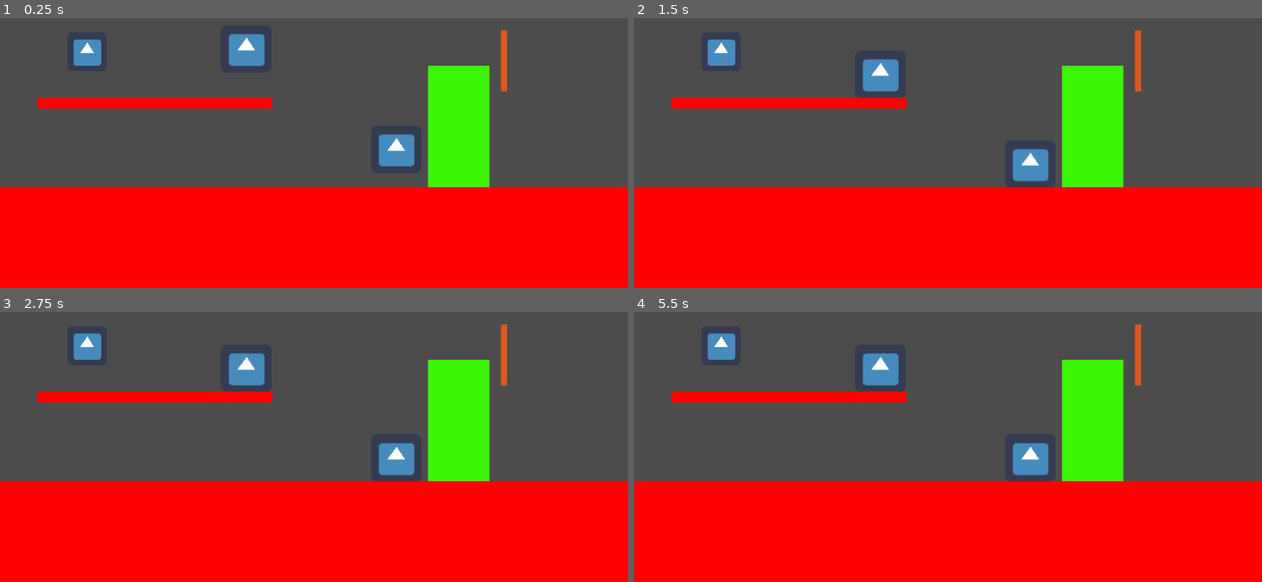
Above: before the commit, frames 1-4 (two rows, left to right).
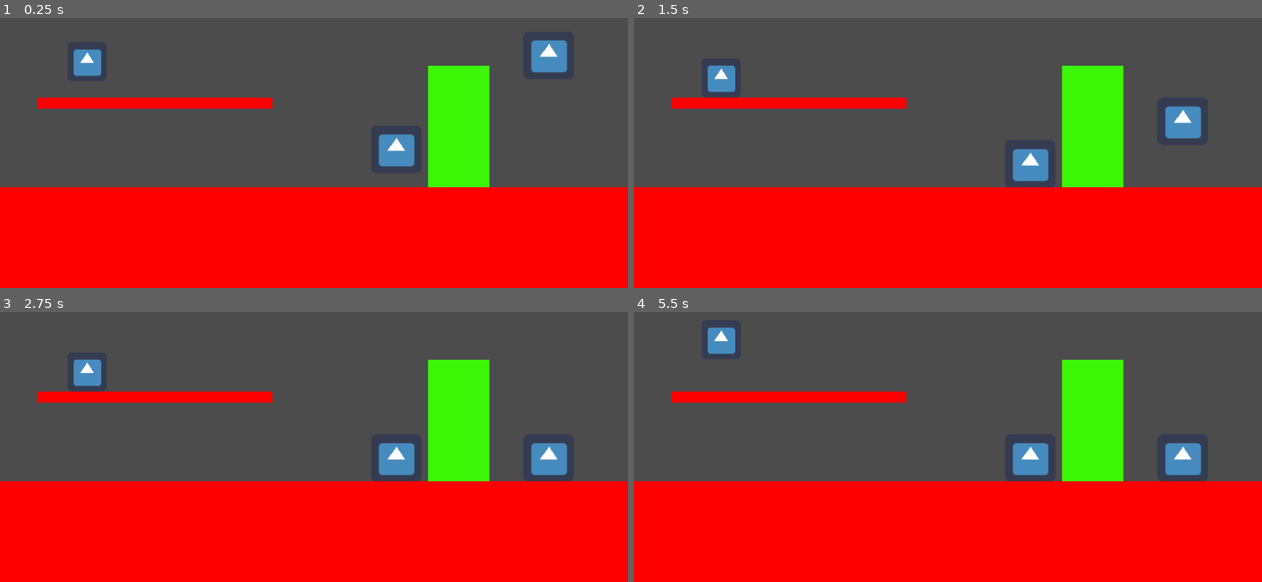
Above: after the commit, the same moments.

Repository: ludum-rlyeh/LD48-deeper-and-deeper
Game: Godot game, scene res://Scenes/InGame/Levels/LevelTests.tscn
Same seed, same stepped clock (60 frames per second), same inputs: the game is played once before the commit and once after it. The engine's default icon, where the game draws it, is replaced by a stand-in: a white triangle on a blue panel in a dark square.
Inputs:
- Up to frame 1 (0.25 s): no input
- Up to frame 2 (1.5 s): tap Enter at 0.5 s
- Up to frame 3 (2.75 s): no input
- Up to frame 4 (5.5 s): tap Space at 2.75, 5 s; tap Enter at 4.25 s

The runs differ from the first frame. In frame 1, 2.0% of the frame differs, in the area x 11-91%, y 4-28%; in frame 2, 2.5%; in frame 3, 2.5%, in the area x 11-91%, y 4-61%; in frame 4, 1.9%.
Error before the commit: Parse Error: Error parsing expression, misplaced: '\n'

Commit message:
Climb rope ok!

Diff:
--- /dev/null
+++ b/Assets/Animations/throw_rope.svg
@@ -0,0 +1,123 @@
+<?xml version="1.0" encoding="UTF-8" standalone="no"?>
+<svg
+   xmlns:dc="http://purl.org/dc/elements/1.1/"
+   xmlns:cc="http://creativecommons.org/ns#"
+   xmlns:rdf="http://www.w3.org/1999/02/22-rdf-syntax-ns#"
+   xmlns:svg="http://www.w3.org/2000/svg"
+   xmlns="http://www.w3.org/2000/svg"
+   xmlns:sodipodi="http://sodipodi.sourceforge.net/DTD/sodipodi-0.dtd"
+   xmlns:inkscape="http://www.inkscape.org/namespaces/inkscape"
+   id="svg8"
+   version="1.1"
+   viewBox="0 0 37.099426 21.882994"
+   height="21.882994mm"
+   width="37.099426mm"
+   sodipodi:docname="throw_rope.svg"
+   inkscape:version="1.0.1 (3bc2e813f5, 2020-09-07)">
+  <defs
+     id="defs2" />
+  <sodipodi:namedview
+     id="base"
+     pagecolor="#ffffff"
+     bordercolor="#666666"
+     borderopacity="1.0"
+     inkscape:pageopacity="0.0"
+     inkscape:pageshadow="2"
+     inkscape:zoom="2.7049383"
+     inkscape:cx="36.605261"
+     inkscape:cy="51.768612"
+     inkscape:document-units="mm"
+     inkscape:current-layer="layer1"
+     inkscape:document-rotation="0"
+     showgrid="false"
+     inkscape:window-width="1600"
+     inkscape:window-height="838"
+     inkscape:window-x="-6"
+     inkscape:window-y="-6"
+     inkscape:window-maximized="1"
+     fit-margin-top="0"
+     fit-margin-left="0"
+     fit-margin-right="0"
+     fit-margin-bottom="0"
+     showguides="false" />
+  <metadata
+     id="metadata5">
+    <rdf:RDF>
+      <cc:Work
+         rdf:about="">
+        <dc:format>image/svg+xml</dc:format>
+        <dc:type
+           rdf:resource="http://purl.org/dc/dcmitype/StillImage" />
+        <dc:title></dc:title>
+      </cc:Work>
+    </rdf:RDF>
+  </metadata>
+  <g
+     inkscape:label="Calque 1"
+     inkscape:groupmode="layer"
+     id="layer1"
+     transform="translate(0.0133345,-0.0558311)">
+    <rect
+       style="fill:none;stroke:none;stroke-width:0.133745;stroke-linecap:round;stroke-linejoin:round;stroke-miterlimit:4;stroke-dasharray:none;paint-order:fill markers stroke;stop-color:#000000"
+       id="rect1093"
+       width="12.321894"
+       height="21.749249"
+       x="12.375432"
+       y="0.1227036"
+       inkscape:export-filename="C:\Godot\LD48-deeper-and-deeper\Assets\Animations\ThrowRope\02.png"
+       inkscape:export-xdpi="1313"
+       inkscape:export-ydpi="1313" />
+    <rect
+       style="fill:none;stroke:none;stroke-width:0.133745;stroke-linecap:round;stroke-linejoin:round;stroke-miterlimit:4;stroke-dasharray:none;paint-order:fill markers stroke;stop-color:#000000"
+       id="rect1095"
+       width="12.321894"
+       height="21.749249"
+       x="24.697325"
+       y="0.1227036"
+       inkscape:export-filename="C:\Godot\LD48-deeper-and-deeper\Assets\Animations\ThrowRope\03.png"
+       inkscape:export-xdpi="1313"
+       inkscape:export-ydpi="1313" />
+    <rect
+       style="fill:none;stroke:none;stroke-width:0.133745;stroke-linecap:round;stroke-linejoin:round;stroke-miterlimit:4;stroke-dasharray:none;paint-order:fill markers stroke;stop-color:#000000"
+       id="rect1091"
+       width="12.321894"
+       height="21.749249"
+       x="0.053538002"
+       y="0.1227036"
+       inkscape:export-filename="C:\Godot\LD48-deeper-and-deeper\Assets\Animations\ThrowRope\01.png"
+       inkscape:export-xdpi="1313"
+       inkscape:export-ydpi="1313" />
+    <path
+       d="m 2.44537,7.04267 c 0,0 4.4578373,-5.9299743 6.06453,-5.08637 C 9.9394406,2.7068895 2.3154788,5.5560361 3.42352,7.92301 3.9901932,9.1335252 7.9967397,2.0951002 8.80334,2.83663 10.016661,3.9520692 3.126496,7.9102219 4.30386,8.80334 5.0902042,9.3998405 9.97712,4.10823 9.97712,4.10823"
+       style="fill:none;stroke:#000000;stroke-width:0.264583px;stroke-linecap:butt;stroke-linejoin:miter;stroke-opacity:1"
+       id="path833"
+       sodipodi:nodetypes="cssssc"
+       inkscape:export-filename="C:\Godot\LD48-deeper-and-deeper\Assets\Animations\ThrowRope\01.png"
+       inkscape:export-xdpi="1313.5643"
+       inkscape:export-ydpi="1313.5643" />
+    <path
+       d="m 14.886087,4.6218741 c 0,0 5.141742,-4.23769968 6.406882,-2.3475521 1.488975,2.2245621 -6.939516,3.7079932 -5.428732,5.9178021 1.243881,1.8194119 5.072072,-4.3118847 6.162339,-2.3964691 0.942138,1.6551778 -4.648782,1.6226675 -4.49948,3.5213371 0.131578,1.6732779 4.401666,2.4453789 4.401666,2.4453789"
+       style="fill:none;stroke:#000000;stroke-width:0.264583px;stroke-linecap:butt;stroke-linejoin:miter;stroke-opacity:1"
+       id="path1087"
+       sodipodi:nodetypes="cssssc"
+       inkscape:export-filename="C:\Godot\LD48-deeper-and-deeper\Assets\Animations\ThrowRope\02.png"
+       inkscape:export-xdpi="1313"
+       inkscape:export-ydpi="1313" />
+    <path
+       d="m 27.662206,1.5785879 c 2.103023,0.635799 5.830442,-0.2368655 6.309068,1.907397 0.430027,1.926538 -4.385193,1.987624 -4.401676,3.961504 -0.01878,2.24925 5.128977,2.355951 4.939652,4.5972981 -0.162508,1.923873 -4.6053,1.262803 -4.841832,3.178984 -0.274207,2.221396 3.032259,3.293107 4.548388,4.93966"
+       style="fill:none;stroke:#000000;stroke-width:0.264583px;stroke-linecap:butt;stroke-linejoin:miter;stroke-opacity:1"
+       id="path1089"
+       sodipodi:nodetypes="cssssc"
+       inkscape:export-filename="C:\Godot\LD48-deeper-and-deeper\Assets\Animations\ThrowRope\03.png"
+       inkscape:export-xdpi="1313"
+       inkscape:export-ydpi="1313" />
+    <path
+       d="m 0.08101684,27.141343 c 0,0 7.34529176,-1.481125 7.88487676,0.251496 0.48009,1.541585 -6.97442236,-2.446062 -7.81571466,-0.771375 -0.5999913,1.194351 7.35470866,-0.985016 7.40072066,0.109678 0.06921,1.646682 -7.60170586,-1.086815 -7.40071366,0.377237 0.1342395,0.977819 7.33154466,0.275944 7.33154466,0.275944"
+       style="fill:none;stroke:#000000;stroke-width:0.264583px;stroke-linecap:butt;stroke-linejoin:miter;stroke-opacity:1"
+       id="path833-1"
+       sodipodi:nodetypes="cssssc"
+       inkscape:export-filename="C:\Godot\LD48-deeper-and-deeper\Assets\Animations\ThrowRope\rest.png"
+       inkscape:export-xdpi="1313.5643"
+       inkscape:export-ydpi="1313.5643" />
+  </g>
+</svg>
--- a/Scenes/InGame/Characters/Character.tscn
+++ b/Scenes/InGame/Characters/Character.tscn
@@ -16,17 +16,17 @@
 onready var CrateDetectorRight : RayCast2D = get_parent().get_parent().find_node(\"CrateDetectorRight\", false)
 onready var CrateDetectorLeft : RayCast2D = get_parent().get_parent().find_node(\"CrateDetectorLeft\", false)
 onready var center: Area2D = get_parent().get_parent().find_node(\"Area2D\", false)
-
-var platform_detector
-
-func enter(args : Array):
-	platform_detector = fsm.player.find_node(\"PlatformDetector\")
+onready var ground_area: Area2D = get_parent().get_parent().find_node(\"GroundArea\", false)
+onready var platform_detector : RayCast2D = get_parent().get_parent().find_node(\"PlatformDetector\")
+
+func enter(args : Array):
+	pass
 
 func physics_process(delta):
 	var snap = platform_detector.cast_to
 	if Input.is_action_just_pressed(\"ui_select\") and platform_detector.is_colliding():
 		snap = Vector2.ZERO
-		fsm.velocity.y= jump_impulse.y
+		fsm.velocity.y = jump_impulse.y
 
 	if Input.is_action_just_released(\"ui_select\"):
 		fsm.velocity.y *= 0.7
@@ -40,44 +40,31 @@
 	else:
 		fsm.velocity.x=0
 
+	var gravity= Vector2(0,98)
+	fsm.velocity += gravity * delta * gravity_scale
+	fsm.velocity = fsm.player.move_and_slide_with_snap(fsm.velocity, snap, Vector2.ZERO,true,4,0.9)
+
+	resolve_collisions()
+
+func resolve_collisions():
 	if  platform_detector.is_colliding():
-		if CrateDetectorRight.is_colliding():
-			var object = CrateDetectorRight.get_collider()
-			if object.is_in_group(\"Boxes\") and fsm.velocity.x > 0:
-				object.push(fsm.velocity / 10.0)
-
-		if CrateDetectorLeft.is_colliding():
-			var object = CrateDetectorLeft.get_collider()
-			if object.is_in_group(\"Boxes\")  and fsm.velocity.x < 0:
-				object.push(fsm.velocity / 10.0)
-
+		if CrateDetectorRight.is_colliding() or CrateDetectorLeft.is_colliding():
+			fsm.change_to(\"PushingCrates\", [])
 
 	for area in center.get_overlapping_areas():
 		if area.get_parent().is_in_group(\"Ladders\") and (Input.is_action_just_pressed(\"ui_up\") or Input.is_action_just_pressed(\"ui_down\")):
 			fsm.change_to(\"ClimbingLadder\", [area])
 
-	var gravity= Vector2(0,98)
-	fsm.velocity += gravity * delta * gravity_scale
-	fsm.velocity = fsm.player.move_and_slide_with_snap(fsm.velocity, snap, Vector2.ZERO,true,4,0.9)
-
-
-func resolve_collisions():
-	if CrateDetectorRight.is_colliding():
-		var object = CrateDetectorRight.get_collider()
-		if object.is_in_group(\"Boxes\") and fsm.velocity.x > 0:
-				object.push(fsm.velocity / 10.0)
-
-	if CrateDetectorLeft.is_colliding():
-		var object = CrateDetectorLeft.get_collider()
-		if object.is_in_group(\"Boxes\")  and fsm.velocity.x < 0:
-			object.push(fsm.velocity / 10.0)
-
-	if
-
-func _on_Area2D_area_entered(area):
-	if area.get_root_scene().is_in_group(\"Ropes\"):
-		Events.emit_signal(\"rope_handled\", fsm.velocity)
-		fsm.change_to(\"ClimbingRope\", [area.get_root_scene()])
+	for area in ground_area.get_overlapping_areas():
+		if area.is_in_group(\"RopeSpots\") and Input.is_action_just_pressed(\"ui_accept\"):
+			fsm.change_to(\"ThrowingRope\", [area.get_root_scene()])
+		if (area.is_in_group(\"TopRopes\") and Input.is_action_just_pressed(\"ui_down\")) :
+			fsm.change_to(\"ClimbingRope\", [area.get_root_scene()])
+
+	for area in center.get_overlapping_areas():
+		if area.is_in_group(\"Ropes\") and Input.is_action_pressed(\"ui_up\"):
+#			Events.emit_signal(\"rope_handled\", fsm.velocity)
+			fsm.change_to(\"ClimbingRope\", [area.get_root_scene()])
 "
 
 [sub_resource type="GDScript" id=2]
@@ -89,9 +76,15 @@
 var _climbing_velocity = Vector2(0, 30)
 var _rope : Node2D
 
+onready var center: Area2D = get_parent().get_parent().find_node(\"Area2D\", false)
+onready var ground_area: Area2D = get_parent().get_parent().find_node(\"GroundArea\", false)
+
 func enter(args : Array):
 	fsm.velocity = Vector2.ZERO
 	_rope = args[0]
+
+	fsm.player.position.x = _rope.position.x
+	fsm.player.find_node(\"CollisionShape2D\").disabled = true
 
 func physics_process(delta):
 	if Input.is_action_pressed(\"ui_up\"):
@@ -104,11 +97,39 @@
 	fsm.velocity.y = 0
 
 	if Input.is_action_just_pressed(\"ui_select\"):
+		fsm.player.find_node(\"CollisionShape2D\").disabled = false
 		fsm.change_to(\"Normal\", [])
 
-"
-
-[sub_resource type="GDScript" id=6]
+	for area in center.get_overlapping_areas():
+		if area.is_in_group(\"TopRopes\") and Input.is_action_pressed(\"ui_up\"):
+			fsm.player.position += Vector2(0, -30)
+			fsm.player.find_node(\"CollisionShape2D\").disabled = false
+			fsm.change_to(\"Normal\", [])
+	for area in ground_area.get_overlapping_areas():
+		if area.is_in_group(\"BottomRopes\") and Input.is_action_pressed(\"ui_down\"):
+			fsm.player.find_node(\"CollisionShape2D\").disabled = false
+			fsm.change_to(\"Normal\", [])
+"
+
+[sub_resource type="GDScript" id=7]
+resource_name = "ThrowingRope"
+script/source = "extends Node
+
+var fsm: StateMachine
+
+#expects rope node
+func enter(args : Array):
+	Events.emit_signal(\"rope_thrown\", args[0].position, args[0].right)
+	#animation
+	yield(get_tree().create_timer(0.6), \"timeout\")
+	args[0].monitorable = false
+	fsm.change_to(\"Normal\", [])
+
+func physics_process(delta):
+	pass
+"
+
+[sub_resource type="GDScript" id=3]
 resource_name = "ClimbingLadder"
 script/source = "extends Node
 
@@ -151,12 +172,59 @@
 		fsm.change_to(\"Normal\", [])
 "
 
+[sub_resource type="GDScript" id=6]
+resource_name = "PushingCrates"
+script/source = "extends Node
+
+var fsm: StateMachine
+
+export (Vector2) var speed= Vector2(200,0)
+export (float) var gravity_scale = 5
+
+onready var CrateDetectorRight : RayCast2D = get_parent().get_parent().find_node(\"CrateDetectorRight\", false)
+onready var CrateDetectorLeft : RayCast2D = get_parent().get_parent().find_node(\"CrateDetectorLeft\", false)
+onready var platform_detector : RayCast2D = get_parent().get_parent().find_node(\"PlatformDetector\")
+
+func enter(args : Array):
+	pass
+
+func physics_process(delta):
+	var snap = platform_detector.cast_to
+
+	if Input.is_action_pressed(\"ui_right\"):
+		fsm.velocity.x = speed.x
+
+	elif Input.is_action_pressed(\"ui_left\"):
+		fsm.velocity.x= -speed.x
+
+	if platform_detector.is_colliding():
+		if CrateDetectorRight.is_colliding():
+			var object = CrateDetectorRight.get_collider()
+			if object.is_in_group(\"Boxes\") and fsm.velocity.x > 0:
+					object.push(fsm.velocity / 10.0)
+		if CrateDetectorLeft.is_colliding():
+			var object = CrateDetectorLeft.get_collider()
+			if object.is_in_group(\"Boxes\")  and fsm.velocity.x < 0:
+				object.push(fsm.velocity / 10.0)
+
+	var gravity= Vector2(0,98)
+	fsm.velocity += gravity * delta * gravity_scale
+	fsm.velocity = fsm.player.move_and_slide_with_snap(fsm.velocity, snap, Vector2.ZERO,true,4,0.9)
+
+	if !platform_detector.is_colliding() or (not CrateDetectorRight.is_colliding() and not CrateDetectorLeft.is_colliding()):
+		fsm.velocity.x=0
+		fsm.change_to(\"Normal\", [])
+"
+
 [sub_resource type="RectangleShape2D" id=4]
 extents = Vector2( 32.7783, 32.2322 )
 
 [sub_resource type="CircleShape2D" id=5]
 radius = 4.3984
 
+[sub_resource type="RectangleShape2D" id=8]
+extents = Vector2( 23.1365, 1.71827 )
+
 [node name="Character" type="KinematicBody2D"]
 
 [node name="States" type="Node" parent="."]
@@ -164,16 +232,17 @@
 
 [node name="Normal" type="Node" parent="States"]
 script = SubResource( 1 )
-jump_impulse = null
-speed = null
-gravity_scale = null
 
 [node name="ClimbingRope" type="Node" parent="States"]
 script = SubResource( 2 )
 
-[node name="Ropethrowing" type="Node" parent="States"]
+[node name="ThrowingRope" type="Node" parent="States"]
+script = SubResource( 7 )
 
 [node name="ClimbingLadder" type="Node" parent="States"]
+script = SubResource( 3 )
+
+[node name="PushingCrates" type="Node" parent="States"]
 script = SubResource( 6 )
 
 [node name="Sprite" type="Sprite" parent="."]
@@ -200,5 +269,12 @@
 [node name="CollisionShape2D" type="CollisionShape2D" parent="Area2D"]
 shape = SubResource( 5 )
 
-[connection signal="area_entered" from="Area2D" to="States/Normal" method="_on_Area2D_area_entered"]
+[node name="GroundArea" type="Area2D" parent="."]
+collision_layer = 0
+collision_mask = 16
+
+[node name="CollisionShape2D" type="CollisionShape2D" parent="GroundArea"]
+position = Vector2( 0.0701561, 30.6572 )
+shape = SubResource( 8 )
+
 [connection signal="area_exited" from="Area2D" to="States/ClimbingLadder" method="_on_Area2D_area_exited"]
--- a/Scenes/InGame/Elements/Rope.tscn
+++ b/Scenes/InGame/Elements/Rope.tscn
@@ -1,6 +1,9 @@
-[gd_scene load_steps=6 format=2]
-
-[ext_resource path="res://Assets/icon.png" type="Texture" id=1]
+[gd_scene load_steps=13 format=2]
+
+[ext_resource path="res://Assets/Animations/ThrowRope/01.png" type="Texture" id=1]
+[ext_resource path="res://Assets/Animations/ThrowRope/02.png" type="Texture" id=2]
+[ext_resource path="res://Assets/Animations/ThrowRope/03.png" type="Texture" id=3]
+[ext_resource path="res://Assets/Animations/ThrowRope/support.png" type="Texture" id=4]
 
 [sub_resource type="GDScript" id=1]
 script/source = "extends Node2D
@@ -14,8 +17,30 @@
 var _swing_direction = 1
 var _velocity = 0
 var _current_length
-
+var _offset = 15
 var _climbing = false
+
+var rest_rope_res = preload(\"res://Assets/Animations/ThrowRope/rest.png\")
+
+func start_animation():
+	yield(get_tree(), \"idle_frame\")
+	yield(get_tree(), \"idle_frame\")
+	yield(get_tree(), \"idle_frame\")
+
+	var length = $RayCast2D.get_collision_point().distance_to(global_position)
+	$Line2D.initialize(resolution_step, min(length_in_pixels, length))
+	_current_length = $Line2D.get_length()
+	$AnimationPlayer.play(\"ThrowRope\")
+	yield($AnimationPlayer, \"animation_finished\")
+
+	if $RayCast2D.is_colliding() and length < length_in_pixels:
+		$ThrowRope.position = Vector2.DOWN * length
+		$ThrowRope.show()
+		$ThrowRope.texture = rest_rope_res
+
+	$Down.position = $Line2D.get_length() * Vector2.DOWN
+
+	$Area2D.create_collision_shape($Line2D.get_length())
 
 func on_rope_handled(velocity : Vector2, position : Vector2):
 	_velocity = velocity
@@ -29,9 +54,9 @@
 func _climb_down(position : Vector2, velocity : Vector2) -> Vector2:
 	return -velocity
 
-func _ready():
-	$Line2D.initialize(resolution_step, length_in_pixels)
-	_current_length = $Line2D.get_length()
+func init(right : bool, length : float):
+	length_in_pixels = length
+	$RayCast2D.position.x = _offset * 1 if right else -1
 
 func _get_angular_velocity(delta) -> float :
 	return _velocity * _swing_direction * delta
@@ -86,6 +111,27 @@
 	var new_position = $Line2D.get_point_position(1) + direction * _current_length
 	$Line2D.update_position(new_position)
 "
+
+[sub_resource type="GDScript" id=8]
+script/source = "extends Area2D
+
+func get_root_scene():
+	return get_parent()
+"
+
+[sub_resource type="RectangleShape2D" id=6]
+extents = Vector2( 22.676, 10 )
+
+[sub_resource type="GDScript" id=9]
+script/source = "extends Area2D
+
+
+func get_root_scene():
+	return get_parent()
+"
+
+[sub_resource type="RectangleShape2D" id=7]
+extents = Vector2( 137.058, 52.4436 )
 
 [sub_resource type="GDScript" id=2]
 script/source = "extends Line2D
@@ -112,7 +158,7 @@
 	set_point_position(last_point(), position)
 "
 
-[sub_resource type="GDScript" id=4]
+[sub_resource type="GDScript" id=3]
 script/source = "extends Area2D
 
 func get_root_scene():
@@ -121,6 +167,11 @@
 # var a = 2
 # var b = \"text\"
 
+func create_collision_shape(length : float):
+	var collision : SegmentShape2D = SegmentShape2D.new()
+	collision.b = Vector2.DOWN * length
+	$CollisionShape2D.shape = collision
+
 
 # Called when the node enters the scene tree for the first time.
 func _ready():
@@ -132,30 +183,116 @@
 #	pass
 "
 
-[sub_resource type="SegmentShape2D" id=3]
-b = Vector2( 0, 196.412 )
-
-[node name="Rope" type="Node2D" groups=[
+[sub_resource type="Animation" id=5]
+resource_name = "ThrowRope"
+length = 0.6
+tracks/0/type = "value"
+tracks/0/path = NodePath("ThrowRope:texture")
+tracks/0/interp = 1
+tracks/0/loop_wrap = true
+tracks/0/imported = false
+tracks/0/enabled = true
+tracks/0/keys = {
+"times": PoolRealArray( 0, 0.2, 0.4 ),
+"transitions": PoolRealArray( 1, 0.015625, 1 ),
+"update": 1,
+"values": [ ExtResource( 1 ), ExtResource( 2 ), ExtResource( 3 ) ]
+}
+tracks/1/type = "value"
+tracks/1/path = NodePath("ThrowRope:position")
+tracks/1/interp = 1
+tracks/1/loop_wrap = true
+tracks/1/imported = false
+tracks/1/enabled = true
+tracks/1/keys = {
+"times": PoolRealArray( 0, 0.2, 0.4 ),
+"transitions": PoolRealArray( 1, 1, 1 ),
+"update": 1,
+"values": [ Vector2( 49.542, 35.0892 ), Vector2( 39.6697, 66.2838 ), Vector2( 33.4119, 98.0876 ) ]
+}
+tracks/2/type = "value"
+tracks/2/path = NodePath("ThrowRope:visible")
+tracks/2/interp = 1
+tracks/2/loop_wrap = true
+tracks/2/imported = false
+tracks/2/enabled = true
+tracks/2/keys = {
+"times": PoolRealArray( 0, 0.6 ),
+"transitions": PoolRealArray( 1, 1 ),
+"update": 1,
+"values": [ true, false ]
+}
+tracks/3/type = "value"
+tracks/3/path = NodePath("Line2D:visible")
+tracks/3/interp = 1
+tracks/3/loop_wrap = true
+tracks/3/imported = false
+tracks/3/enabled = true
+tracks/3/keys = {
+"times": PoolRealArray( 0, 0.6 ),
+"transitions": PoolRealArray( 1, 1 ),
+"update": 1,
+"values": [ false, true ]
+}
+
+[node name="Rope" type="Node2D"]
+script = SubResource( 1 )
+
+[node name="Down" type="Area2D" parent="." groups=[
+"BottomRopes",
+]]
+monitoring = false
+collision_layer = 16
+collision_mask = 0
+script = SubResource( 8 )
+
+[node name="CollisionShape2D" type="CollisionShape2D" parent="Down"]
+shape = SubResource( 6 )
+
+[node name="Up" type="Area2D" parent="." groups=[
+"TopRopes",
+]]
+position = Vector2( 49.542, 35.0892 )
+scale = Vector2( 0.2, 0.2 )
+monitoring = false
+collision_layer = 16
+collision_mask = 0
+script = SubResource( 9 )
+
+[node name="CollisionShape2D" type="CollisionShape2D" parent="Up"]
+position = Vector2( -245.407, -173.437 )
+shape = SubResource( 7 )
+
+[node name="Line2D" type="Line2D" parent="."]
+visible = false
+points = PoolVector2Array( 0, 196.319, 0, 0 )
+width = 3.0
+default_color = Color( 0, 0, 0, 1 )
+script = SubResource( 2 )
+
+[node name="ThrowRope" type="Sprite" parent="."]
+position = Vector2( 49.542, 35.0892 )
+scale = Vector2( 0.2, 0.2 )
+texture = ExtResource( 1 )
+
+[node name="Area2D" type="Area2D" parent="." groups=[
 "Ropes",
 ]]
-position = Vector2( 147.043, 30.5871 )
-script = SubResource( 1 )
-
-[node name="Line2D" type="Line2D" parent="."]
-points = PoolVector2Array( 0, 196.319, 0, 0 )
-default_color = Color( 0.870588, 0.34902, 0.121569, 1 )
-script = SubResource( 2 )
-
-[node name="icon" type="Sprite" parent="."]
-visible = false
-position = Vector2( -0.977013, 194.917 )
-texture = ExtResource( 1 )
-
-[node name="Area2D" type="Area2D" parent="."]
 monitoring = false
-collision_layer = 8
+collision_layer = 16
 collision_mask = 0
-script = SubResource( 4 )
+script = SubResource( 3 )
 
 [node name="CollisionShape2D" type="CollisionShape2D" parent="Area2D"]
-shape = SubResource( 3 )
+
+[node name="AnimationPlayer" type="AnimationPlayer" parent="."]
+anims/ThrowRope = SubResource( 5 )
+
+[node name="RayCast2D" type="RayCast2D" parent="."]
+enabled = true
+cast_to = Vector2( 0, 500 )
+
+[node name="Support" type="Sprite" parent="."]
+position = Vector2( -0.629959, 0 )
+scale = Vector2( 0.3, 0.3 )
+texture = ExtResource( 4 )
--- a/Scenes/InGame/Elements/RopeSpot.tscn
+++ b/Scenes/InGame/Elements/RopeSpot.tscn
@@ -1,6 +1,15 @@
-[gd_scene load_steps=2 format=2]
+[gd_scene load_steps=3 format=2]
 
-[sub_resource type="CircleShape2D" id=1]
+[sub_resource type="GDScript" id=1]
+script/source = "extends Area2D
+
+export (bool) var right = true
+
+func get_root_scene():
+	return self
+"
+
+[sub_resource type="CircleShape2D" id=2]
 
 [node name="RopeSpot" type="Area2D" groups=[
 "RopeSpots",
@@ -8,6 +17,7 @@
 monitoring = false
 collision_layer = 16
 collision_mask = 0
+script = SubResource( 1 )
 
 [node name="CollisionShape2D" type="CollisionShape2D" parent="."]
-shape = SubResource( 1 )
+shape = SubResource( 2 )
--- a/Scenes/InGame/Levels/LevelTests.tscn
+++ b/Scenes/InGame/Levels/LevelTests.tscn
@@ -1,17 +1,41 @@
-[gd_scene load_steps=7 format=2]
+[gd_scene load_steps=8 format=2]
 
 [ext_resource path="res://Scenes/InGame/Elements/Box.tscn" type="PackedScene" id=1]
 [ext_resource path="res://Scenes/InGame/Characters/Character.tscn" type="PackedScene" id=2]
-[ext_resource path="res://Scenes/InGame/Elements/Rope.tscn" type="PackedScene" id=3]
 [ext_resource path="res://Scenes/InGame/Elements/Ladder.tscn" type="PackedScene" id=4]
+[ext_resource path="res://Scenes/InGame/Elements/RopeSpot.tscn" type="PackedScene" id=5]
 
-[sub_resource type="RectangleShape2D" id=1]
+[sub_resource type="GDScript" id=1]
+script/source = "extends Node2D
+
+var rope_res = preload(\"res://Scenes/InGame/Elements/Rope.tscn\")
+
+# Called when the node enters the scene tree for the first time.
+func _ready():
+	Events.connect(\"rope_thrown\", self, \"_on_rope_thrown\")
+
+func _on_rope_thrown(pos : Vector2, right : bool):
+	var rope = rope_res.instance()
+	rope.init(right, 200)
+	add_child(rope)
+
+	rope.set_position(pos+Vector2(10 if right else -10, 0))
+	rope.start_animation()
+
+
+# Called every frame. 'delta' is the elapsed time since the previous frame.
+#func _process(delta):
+#	pass
+"
+
+[sub_resource type="RectangleShape2D" id=2]
 extents = Vector2( 500.167, 76.7412 )
 
-[sub_resource type="RectangleShape2D" id=2]
+[sub_resource type="RectangleShape2D" id=3]
 extents = Vector2( 510.675, 81.4503 )
 
 [node name="LevelTests" type="Node2D"]
+script = SubResource( 1 )
 
 [node name="Ladder" parent="." instance=ExtResource( 4 )]
 position = Vector2( 748, 336 )
@@ -20,7 +44,7 @@
 position = Vector2( 646.127, 369.031 )
 
 [node name="Box2" parent="." instance=ExtResource( 1 )]
-position = Vector2( 401.606, 204.589 )
+position = Vector2( 894.78, 214.972 )
 
 [node name="Platform" type="Polygon2D" parent="."]
 position = Vector2( 252.735, 297.156 )
@@ -41,14 +65,12 @@
 
 [node name="CollisionShape2D" type="CollisionShape2D" parent="Ground/StaticBody2D2"]
 position = Vector2( 514.5, 516.488 )
-shape = SubResource( 2 )
+shape = SubResource( 3 )
 
 [node name="Character" parent="." instance=ExtResource( 2 )]
 position = Vector2( 142, 213 )
 
-[node name="Rope" parent="." instance=ExtResource( 3 )]
-position = Vector2( 822.203, 178.471 )
-
 [node name="RayCast2D" type="RayCast2D" parent="."]
 
-[node name="Area2D" type="Area2D" parent="."]
+[node name="RopeSpot" parent="." instance=ExtResource( 5 )]
+position = Vector2( 447.957, 281.969 )
--- a/Scripts/Events.gd
+++ b/Scripts/Events.gd
@@ -5,3 +5,4 @@
 # To receive signals in a node, call connect(Events, "[action_in_past]_signal", node, "_on_[slot name]")
 
 signal rope_handled
+signal rope_thrown
--- a/Scripts/StateMachine.gd
+++ b/Scripts/StateMachine.gd
@@ -5,7 +5,7 @@
 
 
 var velocity = Vector2.ZERO
-onready var player = get_parent()
+onready var player : KinematicBody2D = get_parent()
 
 var _state : Object
 
Binary file added: Assets/Animations/ThrowRope/01.png
Binary file added: Assets/Animations/ThrowRope/02.png
Binary file added: Assets/Animations/ThrowRope/03.png
Binary file added: Assets/Animations/ThrowRope/rest.png
Binary file added: Assets/Animations/ThrowRope/support.png
Not shown: 1 places in Scenes/InGame/Characters/Character.tscn that only renumber resources
Not shown: 1 places in Scenes/InGame/Levels/LevelTests.tscn that only renumber resources
